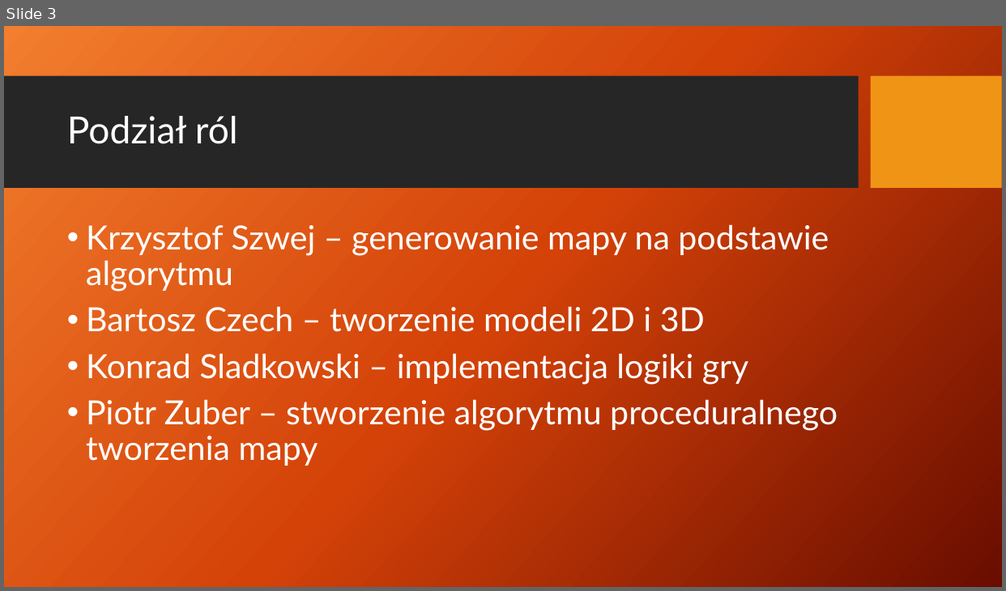
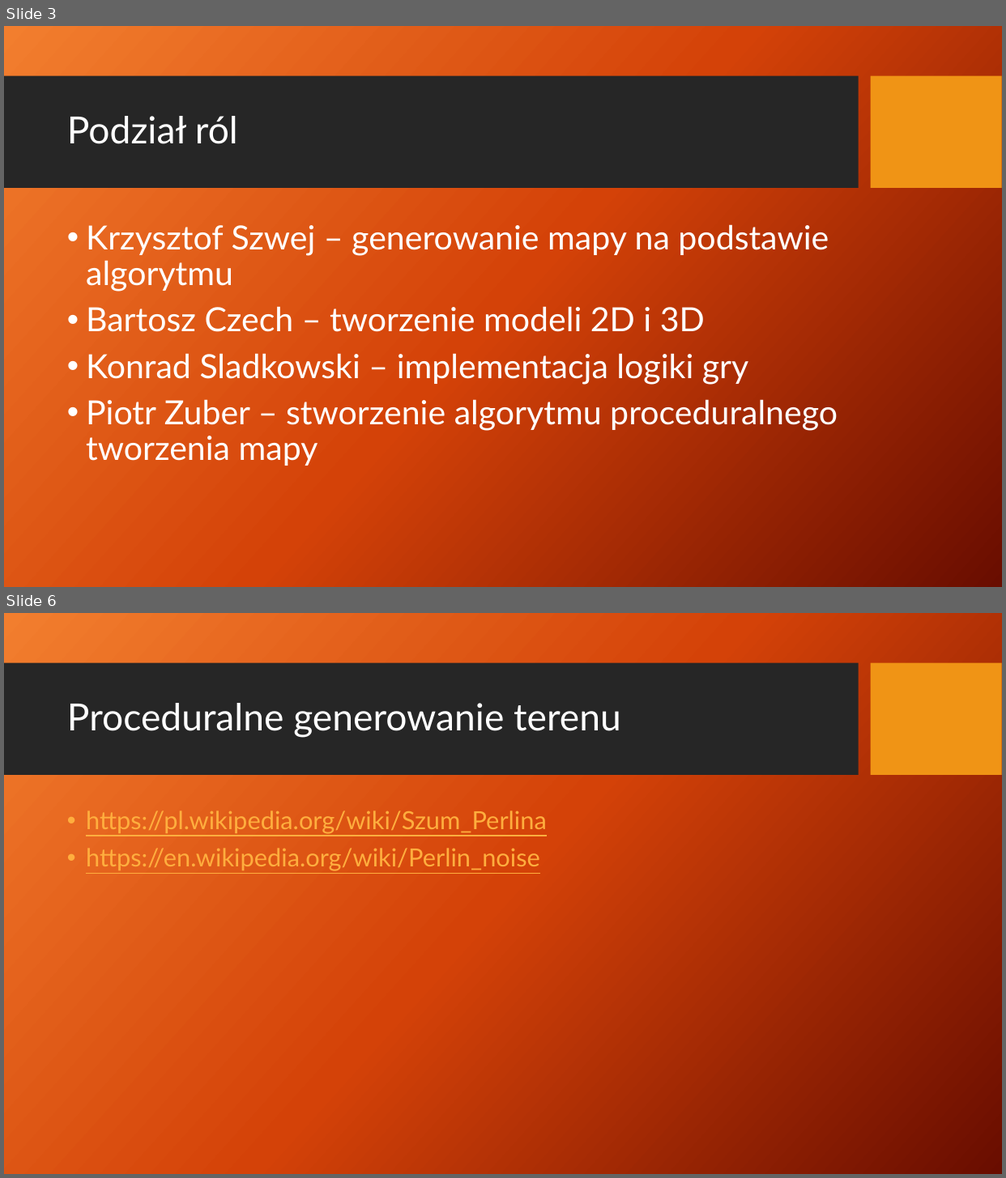
Before and after one commit to FakeOrganization-TD/TowerDefence, a slide deck: Prezentacje/Prez 2 - oceniana.pptx. Shown one above the other, each under a label of ours: slide 3 before the commit, slides 3 and 6 after it; the slides between them are not shown. The pictures are 1006x591 and 1006x1178 pixels, drawn with LibreOffice and Linux fonts; fonts in the diff are those of the drawing; background and template pictures are left out. Boxes give left, top, right and bottom in pixels: in the first picture for what was removed or moved away, otherwise in the second. Text is boxed around its words. In the diff, an @@ line names an element or a change of style, - is before the commit and + after.

```diff
--- a/Prezentacje/Prez 2 - oceniana.pptx
+++ b/Prezentacje/Prez 2 - oceniana.pptx
@@ slide 6 added at box(4, 613, 1002, 1174), background picture (left out); not listed: 2 template elements that a slide beside it also shows @@
@@ title added at box(67, 703, 621, 738), 36 pt, text #FFFFFF @@
+Proceduralne generowanie terenu
@@ text added at box(86, 811, 547, 871), 24 pt, text #FFAE3E, underline @@
+• https://pl.wikipedia.org/wiki/Szum_Perlina
+• https://en.wikipedia.org/wiki/Perlin_noise
```
Also in this commit, not shown: 4 other slides added, 1 slide removed.
